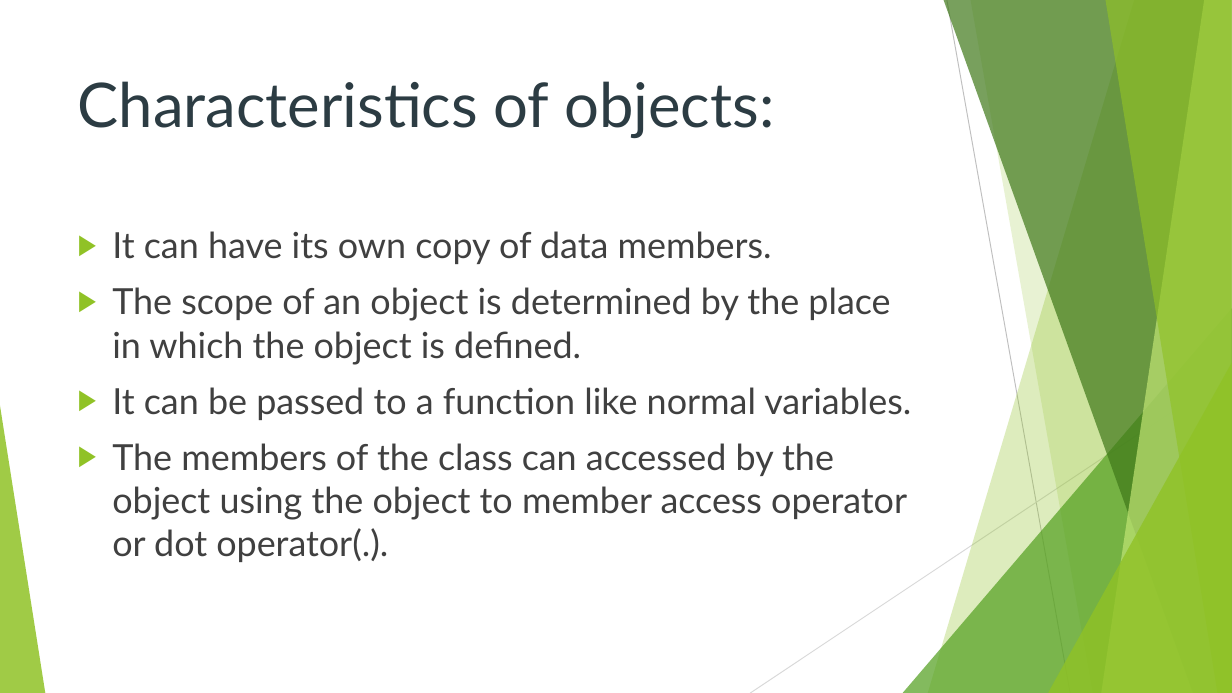
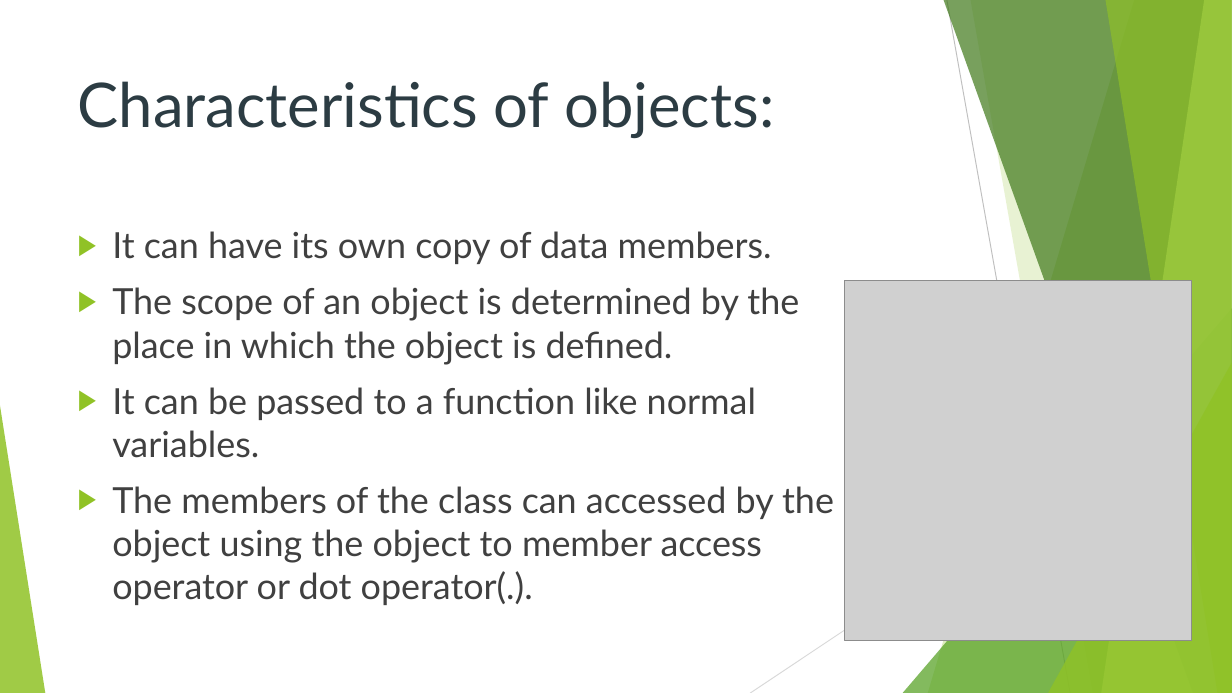
Before and after one commit to shivamsingh7455/DataStructure, a slide deck: slide 9 of Presentation 1.pptx. Drawn at 1232x693 pixels with LibreOffice and Linux fonts; fonts in the diff are those of the drawing; grey boxes stand for pictures. Boxes give left, top, right and bottom in pixels: in the first picture for what was removed or moved away, otherwise in the second. Text is boxed around its words. In the diff, an @@ line names an element or a change of style, - is before the commit and + after.

```diff
--- a/Presentation 1.pptx
+++ b/Presentation 1.pptx
@@ text "It can have its own ..." rewrapped from box(112, 231, 911, 562) to box(112, 231, 834, 605) @@
@@ picture added at box(845, 281, 1192, 640) @@
```
Also in this commit, not shown: 4 other slides changed, 3 slides added, 2 slides removed.
